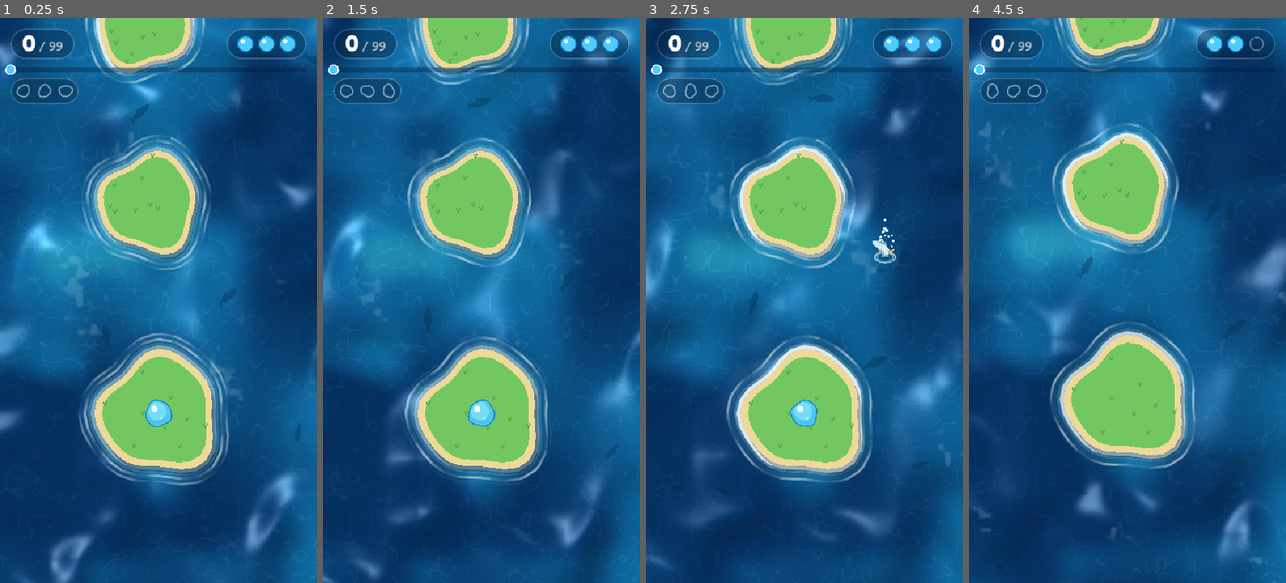
Above: before the commit, frames 1-4 (left to right).
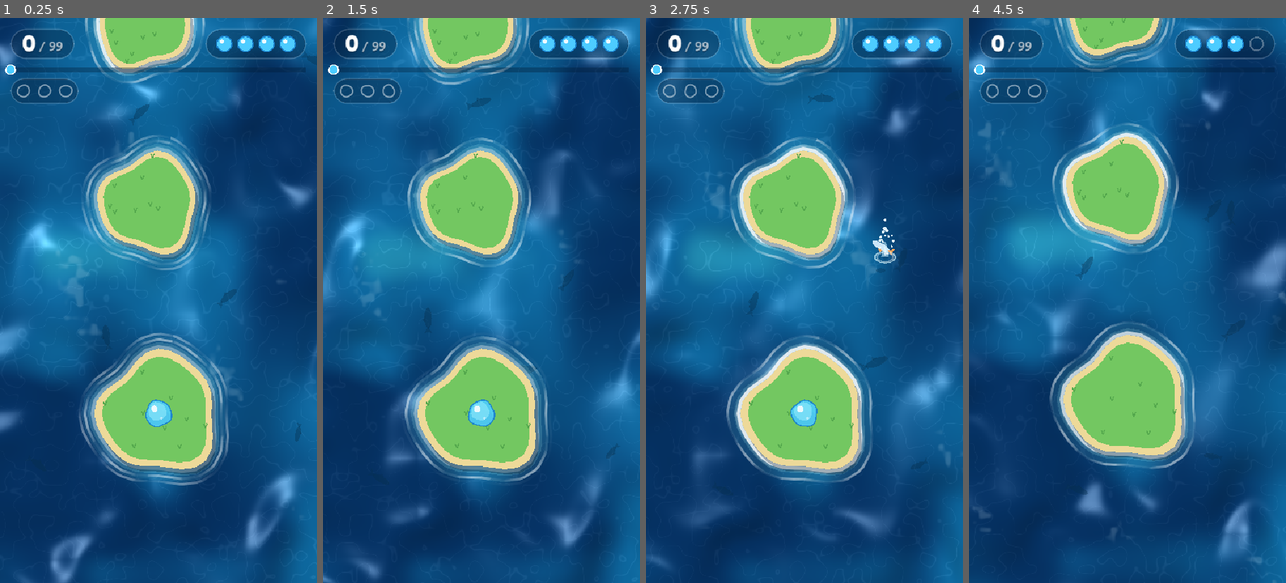
Above: after the commit, the same moments.

Repository: msagimbekov/ggjumps
Game: Godot game, scene res://scenes/main.tscn
Two runs of this game, one before a commit and one after it. Both use one fixed random seed, a clock stepped at 60 frames per second and the inputs below.
Inputs (mouse positions are in pixels of both pictures, inside the frame that each line leads up to):
- Up to frame 1 (0.25 s): no input
- Up to frame 2 (1.5 s): move the mouse to (551, 272) at 0.52 s; click (551, 272) at 0.67 s; drag from (418, 328) to (465, 413) at 1.27 s
- Up to frame 3 (2.75 s): move the mouse to (836, 176) at 2.02 s; click (836, 176) at 2.17 s
- Up to frame 4 (4.5 s): drag from (1111, 413) to (1032, 215) at 2.77 s; move the mouse to (1222, 385) at 3.52 s; click (1222, 385) at 3.67 s; drag from (1032, 215) to (1079, 159) at 4.27 s

The runs differ from the first frame. In frame 1, 0.5% of the frame differs, in the area x 5-76%, y 2-15%; in frame 2, 0.5%; in frame 3, 0.5%; in frame 4, 0.5%.

Commit message:
Start with 4 lives; 5+ lives shown as a count; calmer empty drop slots
Co-Authored-By: Claude Sonnet 5.5 <noreply@anthropic.com>

Diff:
--- a/scripts/hud.gd
+++ b/scripts/hud.gd
@@ -5,14 +5,14 @@
 const FONT := preload("res://fonts/Fredoka.ttf")
 const TOOL_SIZE := 46.0
 const DROPS_SLOTS := 3
-const MAX_ICONS := 5  # more lives than this are shown as a number
+const MAX_ICONS := 4  # more lives than this are shown as a number
 const INK := Color(0.02, 0.12, 0.22, 0.55)
 const GLASS := Color(0.02, 0.14, 0.26, 0.42)
 
 var best := 0
 var total := 99
-var lives := 3
-var max_lives := 3
+var lives := 4
+var max_lives := 4
 var title := ""
 var subtitle := ""
 var top_inset := 0.0  # notch / status bar, in viewport units
--- a/scripts/main.gd
+++ b/scripts/main.gd
@@ -4,7 +4,7 @@
 ## drag, distance = drag length * MAX_RANGE. Landing = the bubble's centre inside a land polygon.
 
 const TOTAL_JUMPS := 99
-const START_LIVES := 3
+const START_LIVES := 4
 const MAX_RANGE := 418.0  # jump distance at full drag
 const MAX_DRAG := 160.0
 const MIN_DRAG := 24.0  # shorter drags cancel the jump
--- a/scripts/pickup.gd
+++ b/scripts/pickup.gd
@@ -136,11 +136,12 @@
 ## perfect circle. `fill` 0 is just a faint outline. `phase` keeps neighbours out of step.
 static func draw_bubble(ci: CanvasItem, pos: Vector2, r: float, fill: float, alpha: float, phase := 0.0) -> void:
 	var t := Time.get_ticks_msec() * 0.001 + phase
-	var squash := 0.07 * sin(t * 2.3)
+	var wob := lerpf(0.5, 1.0, fill)  # empty slots stay calmer
+	var squash := 0.07 * wob * sin(t * 2.3)
 	var pts := PackedVector2Array()
 	for n in 24:
 		var a := TAU * n / 24.0
-		var rr := r * (1.0 + 0.09 * sin(a * 2.0 + t * 3.1) + 0.06 * sin(a * 3.0 - t * 2.4) + 0.035 * sin(a * 5.0 + t * 4.2))
+		var rr := r * (1.0 + wob * (0.09 * sin(a * 2.0 + t * 3.1) + 0.06 * sin(a * 3.0 - t * 2.4) + 0.035 * sin(a * 5.0 + t * 4.2)))
 		pts.append(pos + Vector2(cos(a) * rr * (1.0 + squash), sin(a) * rr * (1.0 - squash)))
 	var line := Color(1, 1, 1, 0.5).lerp(Color(0.10, 0.50, 0.80), fill)
 	line.a *= alpha
Not shown, changed: README.md
